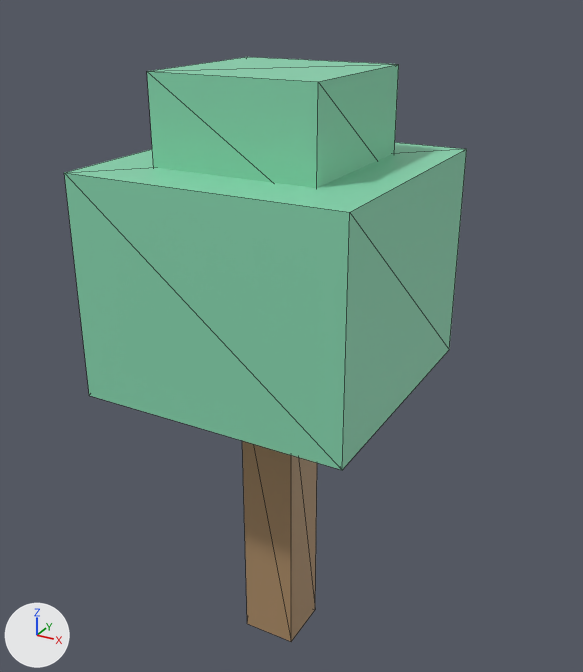
One commit to the glTF model data/islands/disksaver/glb/Prop_DS_Tree_03.glb: the scene before it, then after it.
Both versions are drawn from a 50 mm camera at (1.88, -3.3, 3.52) aimed at (0.02, 0.09, 1.82). Every picture has the same lights, and +X, +Y and +Z are marked at lower left. The older version comes first. Mesh edges are drawn as thin lines. Vertices at exactly the same position are counted once.
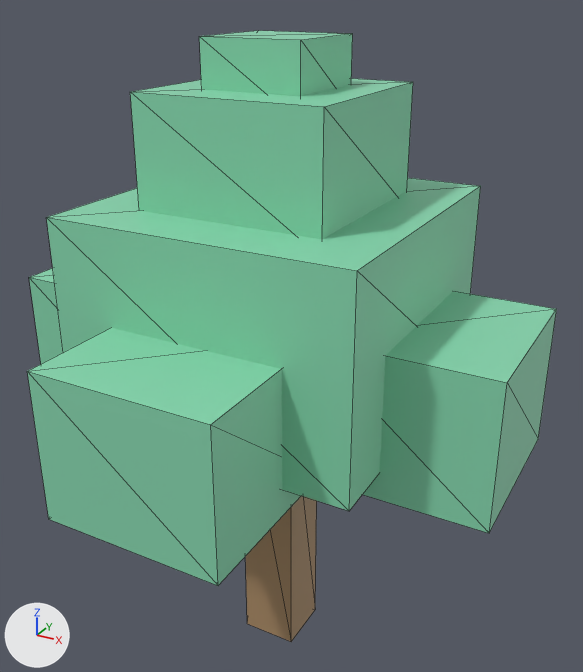
Where the change shows, as pixel boxes [x1, y1, x2, y2] in the pictures (583 x 672 px):
'Cube.001', moved, rescaled (8% wider)
    before: [64, 142, 467, 470]
    after: [46, 178, 481, 511]
'Cube.002', reshaped
    before: [147, 57, 399, 188]
    after: [362, 291, 557, 533]
'Cube.005', added (green)
    after: [27, 328, 301, 586]
'Cube.006', added (green)
    after: [130, 78, 413, 239]
'Cube.007', added (green)
    after: [199, 31, 353, 96]
'Cube.003', added (green)
    after: [29, 268, 63, 364]

What changed in the scene script:
```text
Change me_cube_1434:
    used by ob_cube_001; location = (0.0, 0.0, 0.0)
    remove me_cube_1434.from_pydata(...)  # 8 vertices, 12 faces; spans x -0.688..0.688, y -0.688..0.688, z 1.65..2.75
    add me_cube_1434.from_pydata(...)  # 8 vertices, 12 faces; spans x -0.756..0.756, y -0.756..0.756, z 1.513..2.558
    me_cube_1434 part 1: the whole mesh is scaled about its middle by (1.1, 1.1, 0.95), then moved by (0.0, 0.0, -0.165)
Change me_cube_1435:
    used by ob_cube_002; location = (0.0, 0.0, 0.0)
    remove me_cube_1435.from_pydata(...)  # 8 vertices, 12 faces; spans x -0.412..0.412, y -0.412..0.412, z 2.612..3.163
    add me_cube_1435.from_pydata(...)  # 8 vertices, 12 faces; spans x 0.385..1.265, y -0.44..0.44, z 1.375..2.09
    me_cube_1435 part 2
    me_cube_1435.vertices[0].co: (-0.412, -0.412, 2.612) -> (0.385, -0.44, 1.375)
    me_cube_1435.vertices[1].co: (-0.412, -0.412, 3.163) -> (0.385, -0.44, 2.09)  # pixel (146, 71) -> not seen
    me_cube_1435.vertices[2].co: (-0.412, 0.412, 2.612) -> (0.385, 0.44, 1.375)
    me_cube_1435.vertices[3].co: (-0.412, 0.412, 3.163) -> (0.385, 0.44, 2.09)  # pixel (247, 56) -> not seen
    me_cube_1435.vertices[4].co: (0.412, -0.412, 2.612) -> (1.265, -0.44, 1.375)  # not seen -> pixel (489, 533)
    me_cube_1435.vertices[5].co: (0.412, -0.412, 3.163) -> (1.265, -0.44, 2.09)  # pixel (318, 81) -> pixel (507, 382)
    me_cube_1435.vertices[6].co: (0.412, 0.412, 2.612) -> (1.265, 0.44, 1.375)  # not seen -> pixel (538, 439)
    me_cube_1435.vertices[7].co: (0.412, 0.412, 3.163) -> (1.265, 0.44, 2.09)  # pixel (398, 64) -> pixel (556, 308)
Add me_cube_1455:
    me_cube_1455.from_pydata(...)  # a box spanning x -0.248..0.248, y -0.248..0.248, z 2.97..3.3
    me_cube_1455.materials.append(mat_ds_leaf3)  # green #88d7b0
Add me_cube_1454:
    me_cube_1454.from_pydata(...)  # a box spanning x -0.468..0.468, y -0.468..0.468, z 2.475..3.08
    me_cube_1454.materials.append(mat_ds_leaf3)  # green #88d7b0
Add me_cube_1453:
    me_cube_1453.from_pydata(...)  # a box spanning x -0.44..0.44, y -1.265..-0.385, z 1.375..2.09
    me_cube_1453.materials.append(mat_ds_leaf3)  # green #88d7b0
Add me_cube_1451:
    me_cube_1451.from_pydata(...)  # a box spanning x -1.265..-0.385, y -0.44..0.44, z 1.375..2.09
    me_cube_1451.materials.append(mat_ds_leaf3)  # green #88d7b0
Add ob_cube_007:
    ob_cube_007 = bpy.data.objects.new('Cube.007', me_cube_1455)
    ob_cube_007.location = (0.0, 0.0, 0.0)
Add ob_cube_006:
    ob_cube_006 = bpy.data.objects.new('Cube.006', me_cube_1454)
    ob_cube_006.location = (0.0, 0.0, 0.0)
Add ob_cube_005:
    ob_cube_005 = bpy.data.objects.new('Cube.005', me_cube_1453)
    ob_cube_005.location = (0.0, 0.0, 0.0)
Add ob_cube_003:
    ob_cube_003 = bpy.data.objects.new('Cube.003', me_cube_1451)
    ob_cube_003.location = (0.0, 0.0, 0.0)
```
